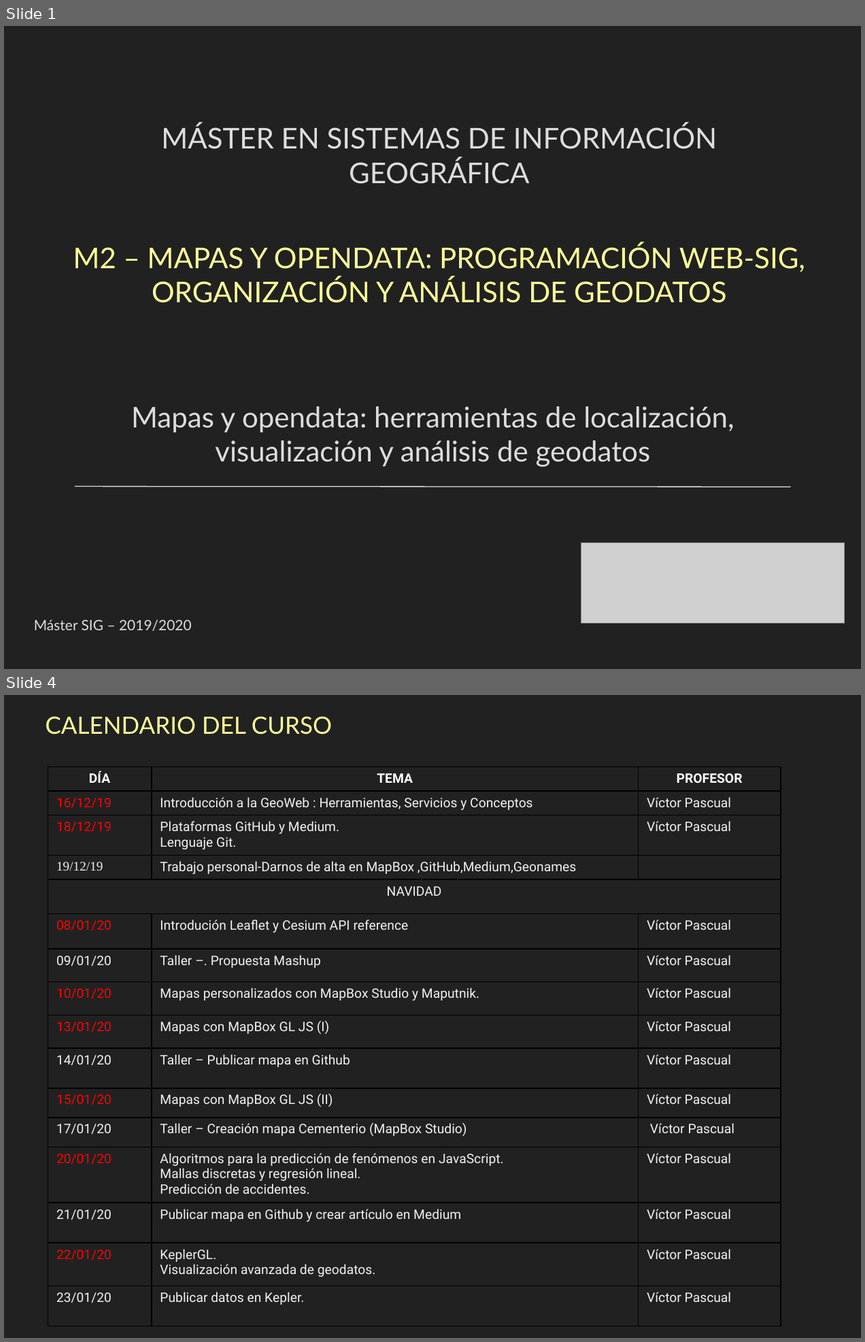
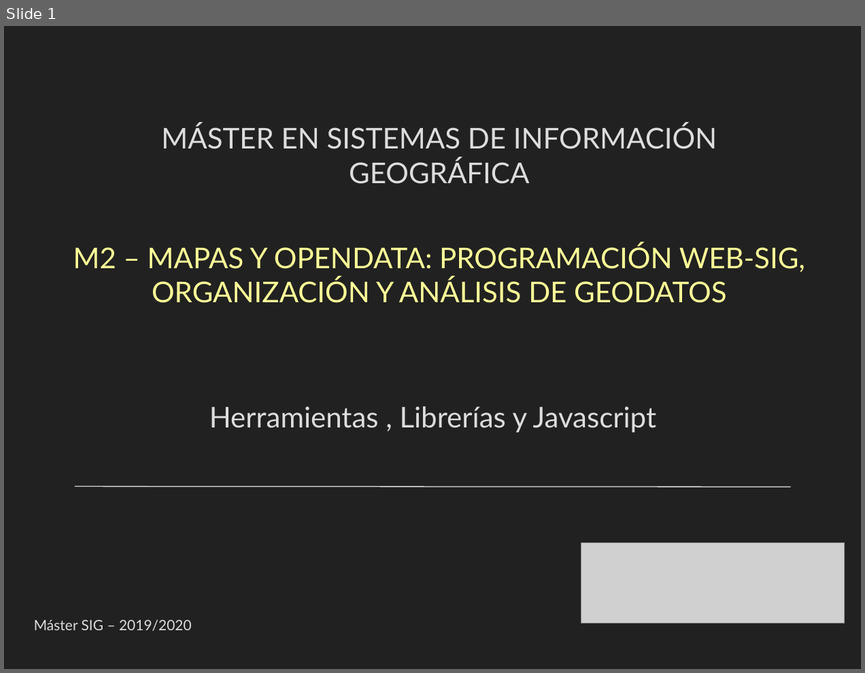
Before and after one commit to thaisfsiq/m2-geoweb, a slide deck: docs/presentacion/Herramientas-y-javascript.pptx. Shown one above the other, each under a label of ours: slides 1 and 4 before the commit, slide 1 after it; the slides between them are not shown. The pictures are 865x1342 and 865x673 pixels, drawn with LibreOffice and Linux fonts; fonts in the diff are those of the drawing; grey boxes stand for pictures. Boxes give left, top, right and bottom in pixels: in the first picture for what was removed or moved away, otherwise in the second. Text is boxed around its words. In the diff, an @@ line names an element or a change of style, - is before the commit and + after.

```diff
--- a/docs/presentacion/Herramientas-y-javascript.pptx
+++ b/docs/presentacion/Herramientas-y-javascript.pptx
@@ slide 4 removed at [4,695,861,1338], background #212121 @@
@@ text removed at [45,716,332,734] @@
-CALENDARIO DEL CURSO
@@ table removed at [48,767,781,1327], 16 rows, 3 columns @@
-DÍA | TEMA | PROFESOR
-16/12/19 | Introducción a la GeoWeb : Herramientas, Servicios y Conceptos | Víctor Pascual
-18/12/19 | Plataformas GitHub y Medium. / Lenguaje Git. | Víctor Pascual
-19/12/19 | Trabajo personal-Darnos de alta en MapBox ,GitHub,Medium,Geonames | 
-NAVIDAD |  | 
-08/01/20 | Introdución Leaflet y Cesium API reference | Víctor Pascual
-09/01/20 | Taller –. Propuesta Mashup | Víctor Pascual
-10/01/20 | Mapas personalizados con MapBox Studio y Maputnik. | Víctor Pascual
-13/01/20 | Mapas con MapBox GL JS (I) | Víctor Pascual
-14/01/20 | Taller – Publicar mapa en Github | Víctor Pascual
-15/01/20 | Mapas con MapBox GL JS (II) | Víctor Pascual
-17/01/20 | Taller – Creación mapa Cementerio (MapBox Studio) | Víctor Pascual
-20/01/20 | Algoritmos para la predicción de fenómenos en JavaScript. / Mallas discretas y regresión lineal. / Predicción de accidentes. | Víctor Pascual
-21/01/20 | Publicar mapa en Github y crear artículo en Medium | Víctor Pascual
-22/01/20 | KeplerGL. / Visualización avanzada de geodatos. | Víctor Pascual
-23/01/20 | Publicar datos en Kepler. | Víctor Pascual
@@ slide 1 changed as well @@
@@ text at [209,406,656,432]: text changed @@
-Mapas y opendata: herramientas de localización, visualización y análisis de geodatos
+Herramientas , Librerías y Javascript
```
Also in this commit, not shown: 6 slides added, 4 other slides removed, 37 other files.
